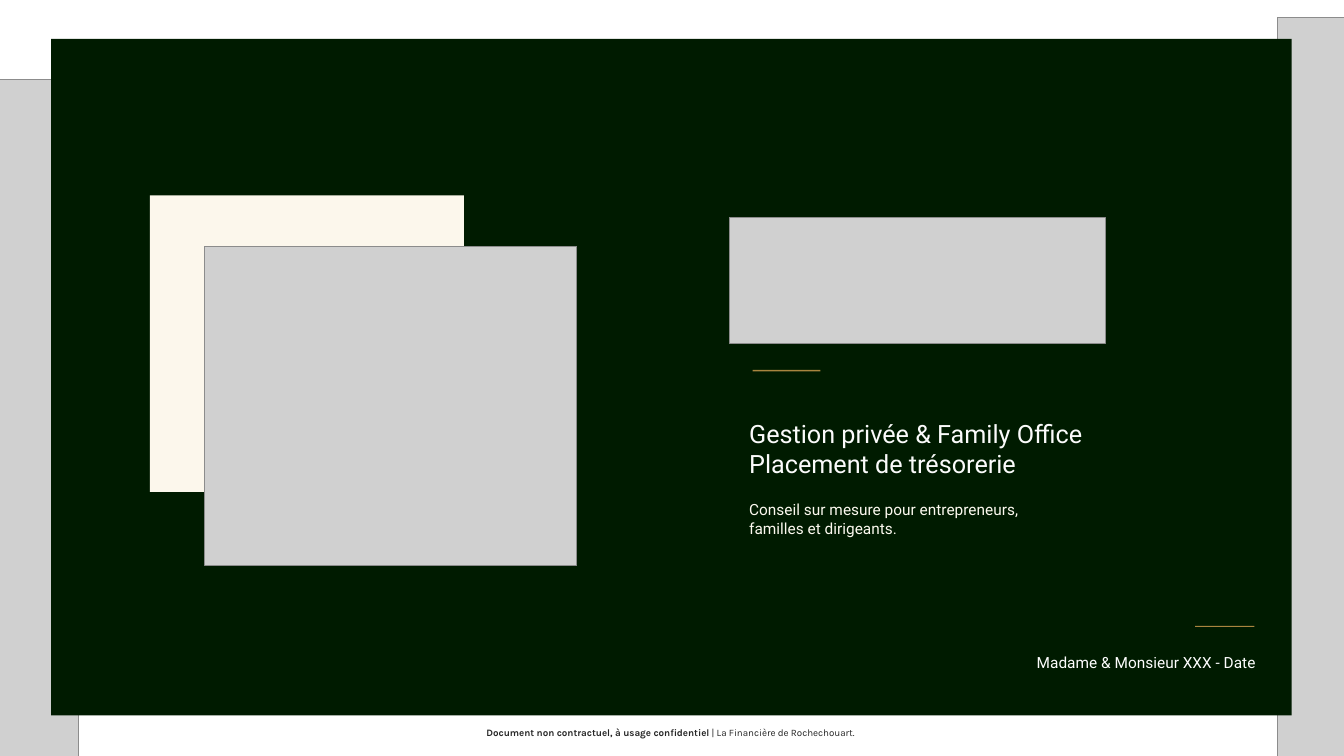
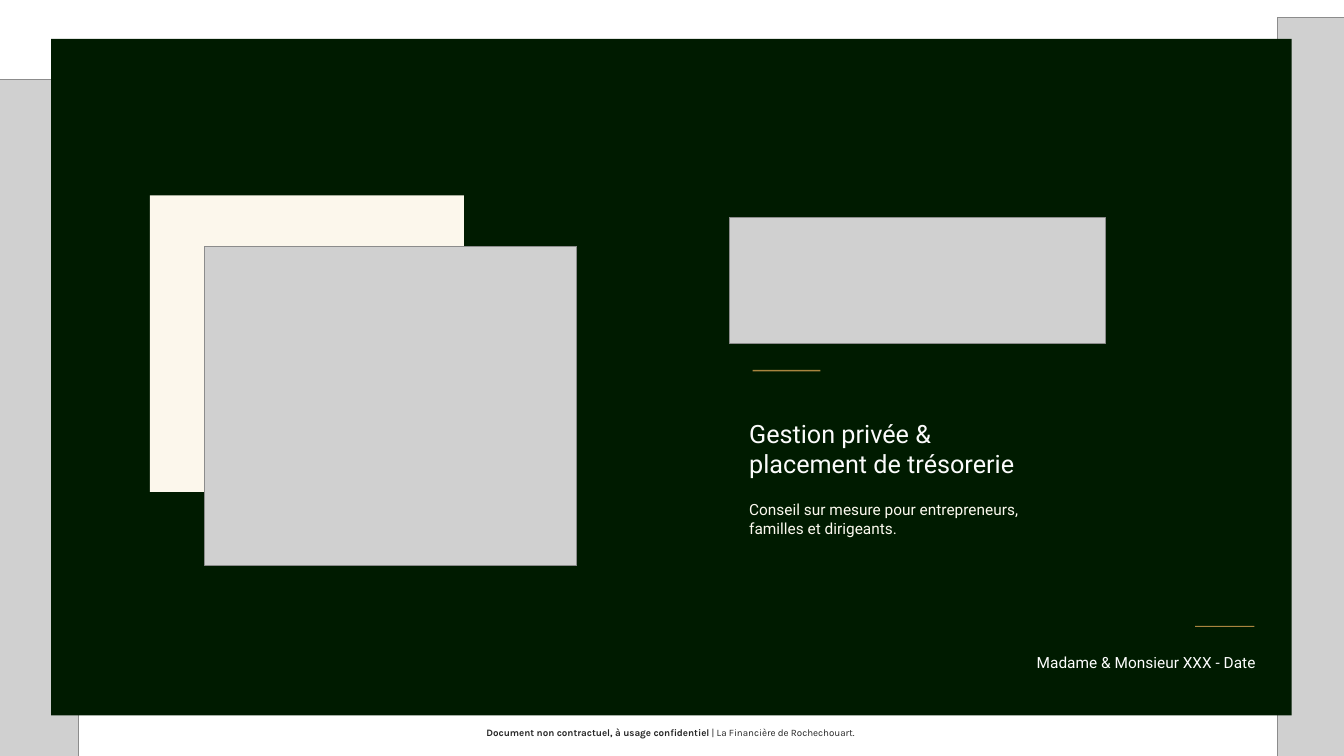
Before and after one commit to comptoir-investisseurs/comptoir-investisseurs, a slide deck: slide 1 of assets/docs/lfdr-presentation-r1.pptx. Drawn at 1344x756 pixels with LibreOffice and Linux fonts; fonts in the diff are those of the drawing; grey boxes stand for pictures. Boxes give left, top, right and bottom in pixels: in the first picture for what was removed or moved away, otherwise in the second. Text is boxed around its words. In the diff, an @@ line names an element or a change of style, - is before the commit and + after.

```diff
--- a/assets/docs/lfdr-presentation-r1.pptx
+++ b/assets/docs/lfdr-presentation-r1.pptx
@@ text at box(749, 424, 1014, 478): text changed @@
-Gestion privée & Family Office
-Placement de trésorerie
+Gestion privée &
+placement de trésorerie
```
Also in this commit, not shown: 4 other slides changed, 1 other file.
